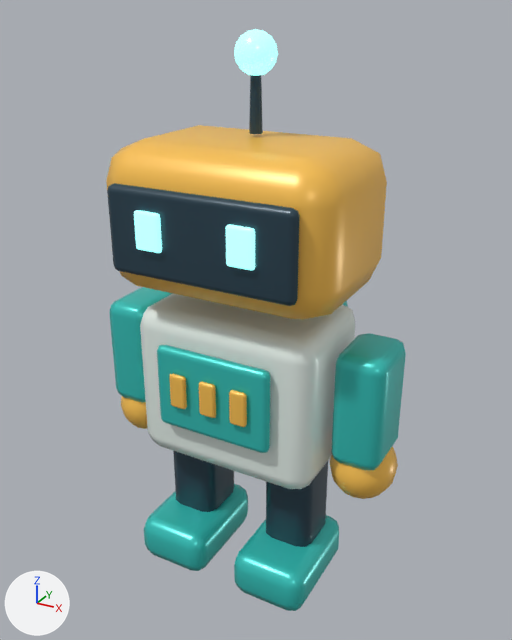
The glTF model assets/characters-original/pip.glb: old version first, new version second.
Rendered twice from a 50 mm lens placed at (0.58, -1.026, 1.03), pointed at (0.0, 0.029, 0.502). Lighting does not change. The marker at lower left points along +X, +Y and +Z. The picture after the commit comes second. Where no turn or scale is listed for an object, it has been applied to the vertices.

In view in the first picture: 'Pip_Arm_L_mesh', 'Pip_Arm_R_mesh', 'Pip_Backpack', 'Pip_Beacon', 'Pip_Body', 'Pip_Boot_L', 'Pip_Boot_R', 'Pip_ChargeBar', 'Pip_ChargeBar.001', 'Pip_ChargeBar.002', 'Pip_ChestPanel', 'Pip_Hand_L', 'Pip_Hand_R', 'Pip_Helmet', 'Pip_Leg_L_mesh', 'Pip_Leg_R_mesh', 'Pip_Visor' and 3 more.
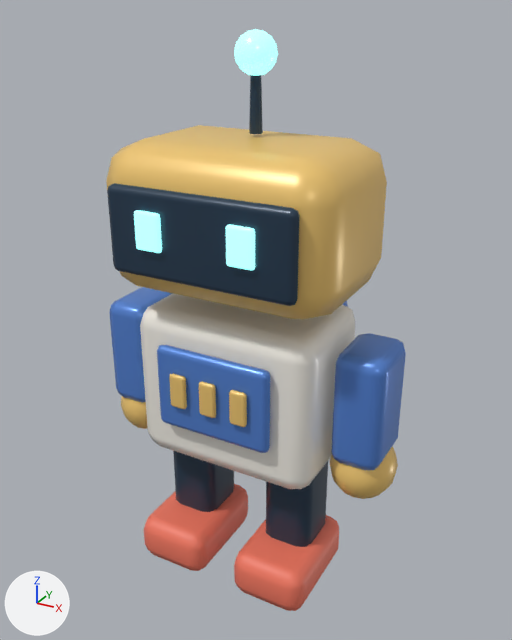
The change in detail:
Material 'Lagoon' (mat_lagoon) changes colour from cyan #38c8c0 to blue #5888da; in linear values from (0.04, 0.58, 0.53) to (0.0976, 0.246, 0.701).
Material 'Sunshine' (mat_sunshine) changes colour from orange #ffc555 to orange #f3ca74; in linear values from (1.0, 0.56, 0.09) to (0.896, 0.591, 0.175).
Material 'Porcelain' (mat_porcelain) changes colour from white #eaf5ef to white #f8f4eb; in linear values from (0.82, 0.91, 0.86) to (0.939, 0.905, 0.831).
Material 'Coral' (mat_coral) is new.
Its base color is (0.88, 0.188, 0.12) (red #f17861).
me_cube_002 has 56 vertices, 108 faces and spans x -0.074..0.074, y -0.106..0.106, z -0.046..0.046.
me_cube_002 no longer uses material mat_lagoon (cyan #38c8c0).
me_cube_002 gains material mat_coral (red #f17861).
me_cube_004 has 56 vertices, 108 faces and spans x -0.074..0.074, y -0.106..0.106, z -0.046..0.046.
me_cube_004 no longer uses material mat_lagoon (cyan #38c8c0).
me_cube_004 gains material mat_coral (red #f17861).

What differs and where, as boxes [x1, y1, x2, y2] in the pictures (512 x 640 px):
'Pip_Helmet', recoloured
    both: [106, 125, 387, 319]
'Pip_Body', recoloured
    both: [140, 293, 355, 489]
'Pip_Arm_R_mesh', recoloured (cyan to blue)
    both: [332, 333, 406, 470]
'Pip_ChestPanel', recoloured (cyan to blue)
    both: [157, 345, 270, 453]
'Pip_Boot_R', recoloured (cyan to red)
    both: [234, 515, 339, 611]
'Pip_Boot_L', recoloured (cyan to red)
    both: [144, 484, 248, 571]
'Pip_Arm_L_mesh', recoloured (cyan to blue)
    both: [109, 287, 173, 402]
'Pip_Hand_R', recoloured
    both: [331, 446, 398, 499]
'Pip_ChargeBar.002', recoloured
    both: [229, 390, 247, 427]
'Pip_Hand_L', recoloured
    both: [121, 396, 147, 429]
'Pip_ChargeBar.001', recoloured
    both: [199, 382, 216, 418]
'Pip_ChargeBar', recoloured
    both: [169, 373, 187, 409]
'Pip_Backpack', recoloured
    both: [343, 301, 348, 307]
